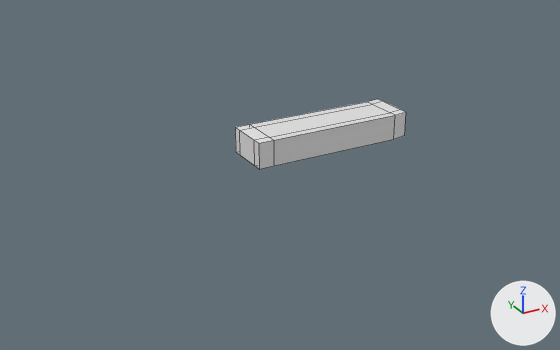
A saved change to the Blender file Table.blend.
The view is the same before and after, from a 50 mm lens placed at (-50.1, -79.1, 34.9), pointed at (-6.2, 0.7, -4.9). The axes (+X, +Y, +Z) are drawn at lower right. The lights are the same throughout. Mesh edges are drawn as thin lines.
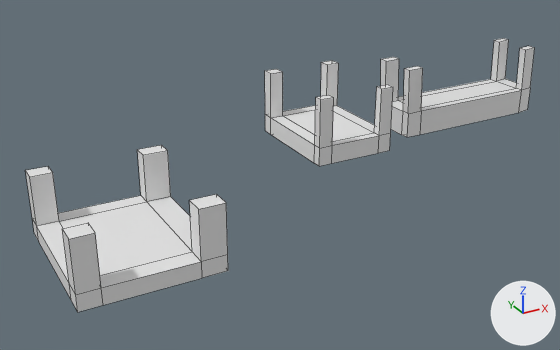
Changed parts and their boxes (x1, y1, x2, y2) in the pictures (560 x 350 px):
'Table 1', added
    after: (25, 145, 228, 312)
'Cube', reshaped, moved, rescaled, turned
    before: (235, 99, 406, 169)
    after: (265, 61, 393, 166)
'Table 2', added
    after: (381, 38, 534, 137)

The change, as a list of edits to the scene's bpy script:
```text
Change me_cube:
    used by ob_cube; location = (-0.22, 0.0, 0.0); rotation_euler = (0.0138, -0.016, 0.022), in degrees (0.8, -0.9, 1.3); scale = (10.8, 3.04, 1.68)
    remove me_cube.from_pydata(...)  # 32 vertices, 30 faces; spans x -1.0..1.0, y -1.03..1.2, z -1.05..1.08
    remove me_cube.materials.append(mat_material)  # white #e7e7e7
    add me_cube.from_pydata(...)  # 48 vertices, 46 faces; spans x -1.0..1.0, y -1.0..1.0, z -1.0..6.13
    me_cube part 1
    28 vertices are removed from x -1.0..1.0, y -1.03..1.2, z -1.05..1.08
    30 faces are deleted
    8 vertices are added at x -0.65..0.67, y -1.0..1.0, z -1.0..1.0
    6 new vertices lie (0.0, -0.23, 0.0) away from vertices in x -0.65..1.0, y 1.0, z -1.0..1.0
    9 new vertices lie (0.0, 0.0, 5.13) away from vertices in x -0.65..1.0, y -1.0..1.0, z 1.0
    9 new vertices lie (-0.35, 0.0, 0.0) away from vertices in x -0.65, y -1.0..1.0, z -1.0..6.13
    12 new vertices lie (0.0, 0.16, 0.0) away from vertices in x -1.0..1.0, y -1.0, z -1.0..6.13
    46 new faces join them
Add me_cube_001:
    me_cube_001.from_pydata(...)  # 48 vertices, 46 faces; spans x -1.0..1.0, y -1.0..1.0, z -1.0..7.08
Add me_cube_1:
    me_cube_1.from_pydata(...)  # 48 vertices, 46 faces; spans x -1.03..1.0, y -1.05..1.2, z -1.05..4.6
    me_cube_1.materials.append(mat_material)  # white #e7e7e7
Change ob_cube:
    ob_cube.rotation_euler: (0.0138, -0.016, 0.022) -> (0.0, 0.0, 0.0)  # degrees (0.8, -0.9, 1.3) -> degrees (0, 0, 0)
    ob_cube.location: (-0.22, 0.0, 0.0) -> (0.09, 0.0, 0.0)
    ob_cube.scale: (10.8, 3.04, 1.68) -> (5.13, 6.86, 1.16)
Add ob_table_1:
    ob_table_1 = bpy.data.objects.new('Table 1', me_cube_001)
    ob_table_1.location = (-27.13, 0.0, -9.06)
    ob_table_1.scale = (8.56, -9.75, 1.05)
Add ob_table_2:
    ob_table_2 = bpy.data.objects.new('Table 2', me_cube_1)
    ob_table_2.location = (21.84, 0.0, 0.0)
    ob_table_2.rotation_euler = (0.0138, -0.016, 0.022)  # degrees (0.8, -0.9, 1.3)
    ob_table_2.scale = (10.8, 3.04, 1.68)
```
